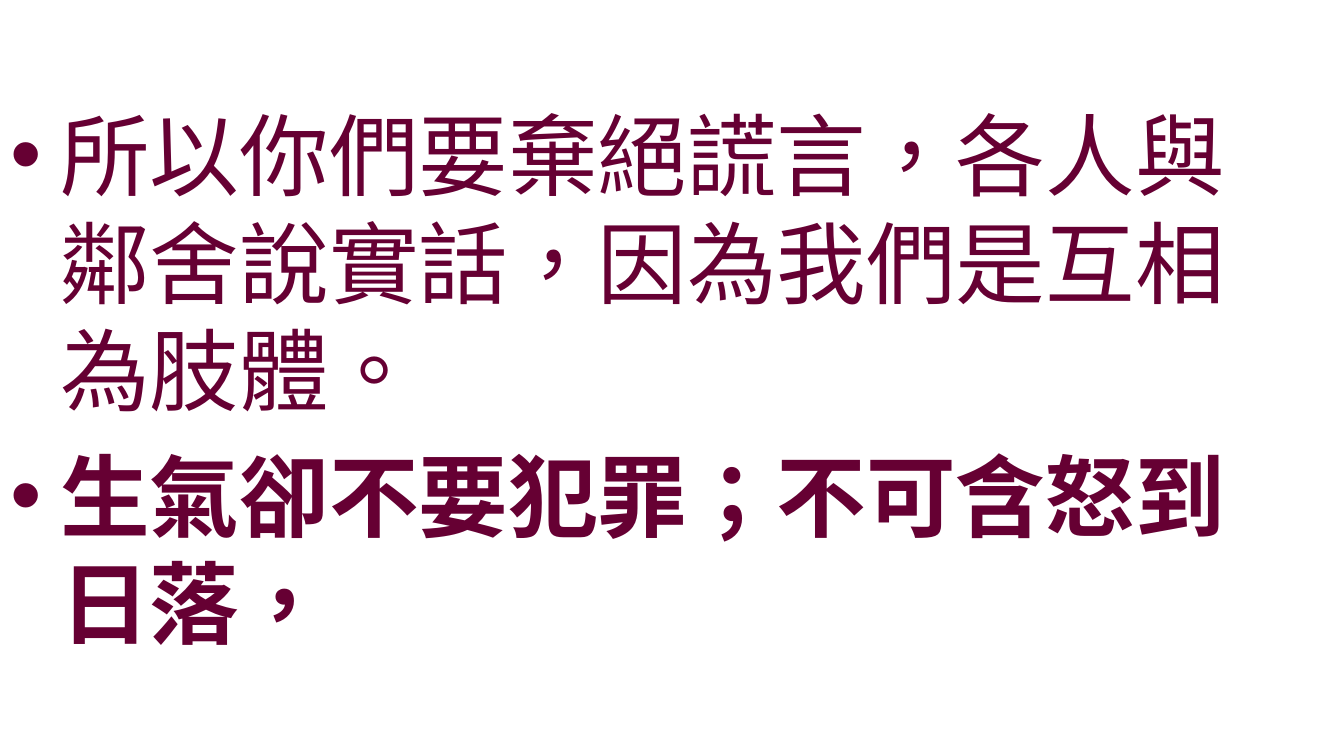
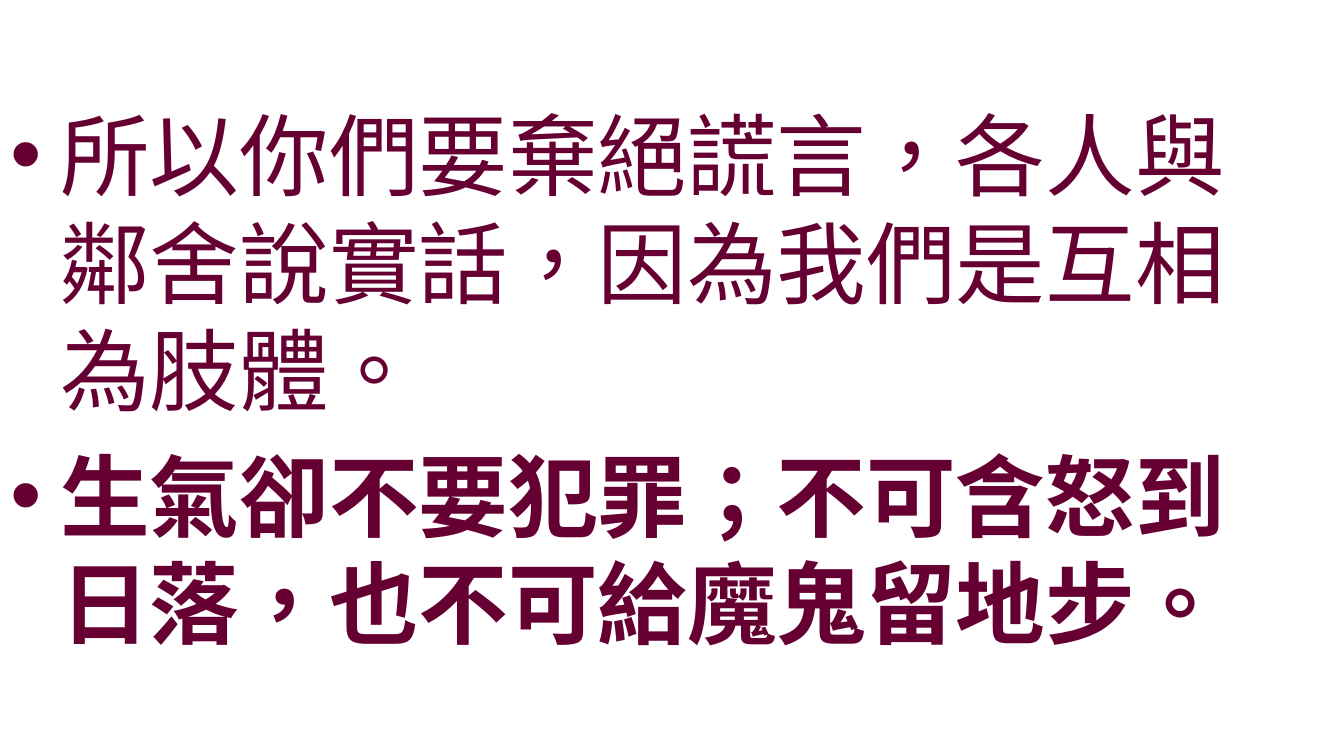
Before and after one commit to batisuoc/worship-resources, a slide deck: slide 2 of 120信徒生活.pptx. Drawn at 1344x756 pixels with LibreOffice and Linux fonts; fonts in the diff are those of the drawing; background and template pictures are left out. Boxes give left, top, right and bottom in pixels: in the first picture for what was removed or moved away, otherwise in the second. Text is boxed around its words. In the diff, an @@ line names an element or a change of style, - is before the commit and + after.

```diff
--- a/120信徒生活.pptx
+++ b/120信徒生活.pptx
@@ text at <box>60,453,1224,646</box>: text changed @@
-• 生氣卻不要犯罪；不可含怒到日落，
+• 生氣卻不要犯罪；不可含怒到日落，也不可給魔鬼留地步。
```
Also in this commit, not shown: 13 other slides changed.
